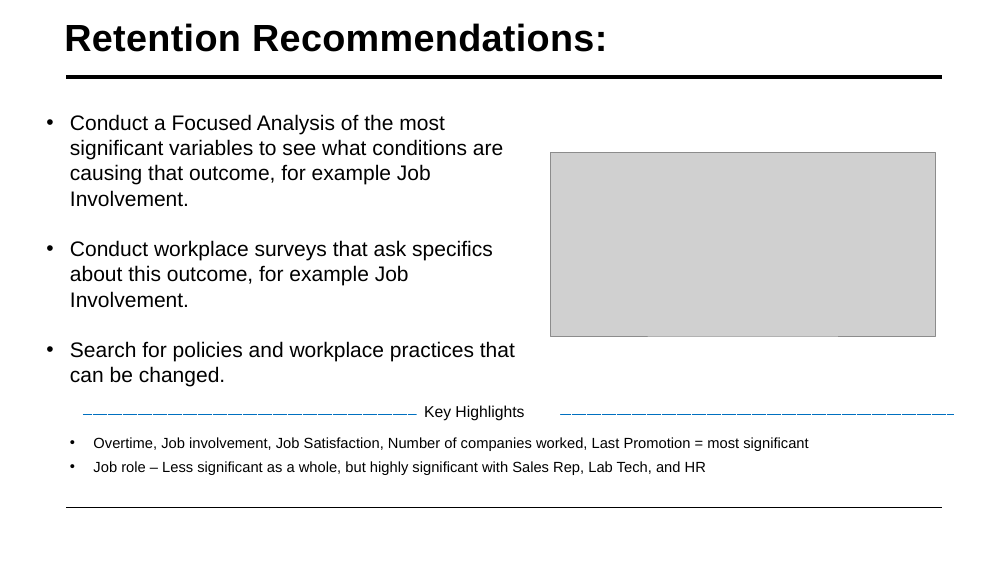
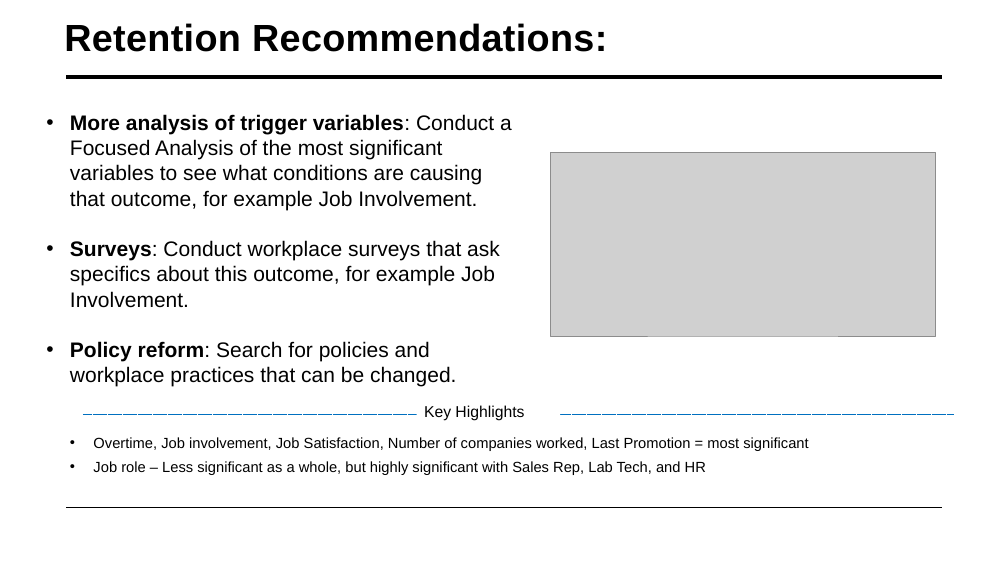
Before and after one commit to Weiprecht/CaseStudy2DDS, a slide deck: slide 20 of Attrition_Project_slides.pptx. Drawn at 1008x567 pixels with LibreOffice and Linux fonts; fonts in the diff are those of the drawing; grey boxes stand for pictures. Boxes give left, top, right and bottom in pixels: in the first picture for what was removed or moved away, otherwise in the second. Text is boxed around its words. In the diff, an @@ line names an element or a change of style, - is before the commit and + after.

Commit message:
Add files via upload
Final update to presentation

```diff
--- a/Attrition_Project_slides.pptx
+++ b/Attrition_Project_slides.pptx
@@ text at box(70, 114, 512, 387): text changed @@
-• Conduct a Focused Analysis of the most significant variables to see what conditions are causing that outcome, for example Job Involvement.
-• Conduct workplace surveys that ask specifics about this outcome, for example Job Involvement.
-• Search for policies and workplace practices that can be changed.
+• More analysis of trigger variables: Conduct a Focused Analysis of the most significant variables to see what conditions are causing that outcome, for example Job Involvement.
+• Surveys: Conduct workplace surveys that ask specifics about this outcome, for example Job Involvement.
+• Policy reform: Search for policies and workplace practices that can be changed.
```
Also in this commit, not shown: 4 other slides changed, 1 slide removed.
